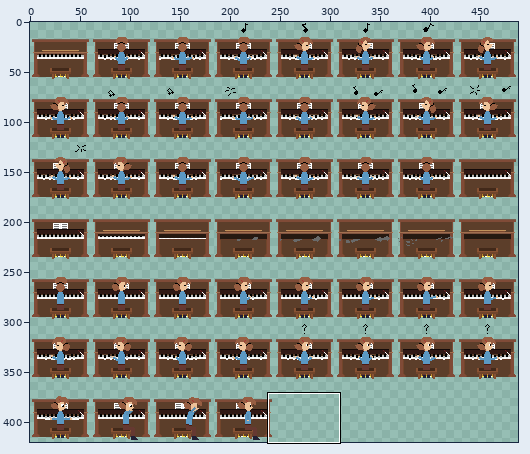
Sprite sheet, stored at scenes/scene_1_children/piano.png. The picture above shows the old version from afar; the outline marks the close-up.
Close-up. Before:
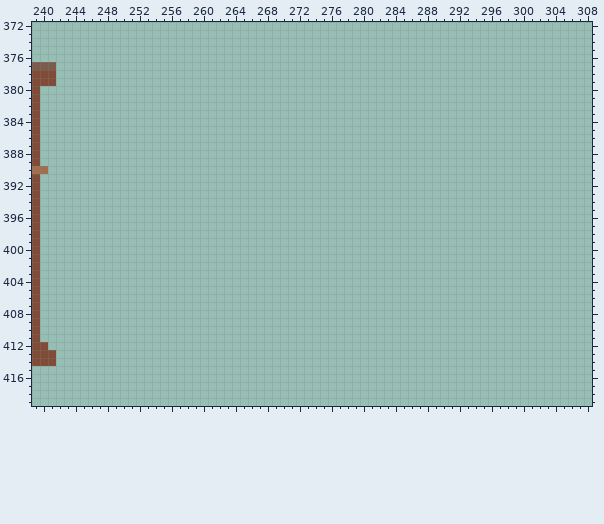
The file is 488x420 pixels. Colours within 5 levels of each other are drawn and written as one. Shown: x 239..308, y 372..419. The commit also changed other parts of the picture, which this record leaves out.
The result:
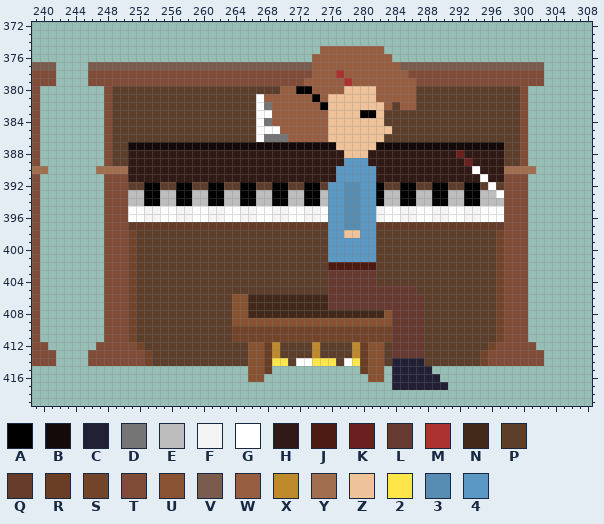
Palette (. is transparent): A #000000  B #140a09  C #222034  D #757575  E #bdbdbd  F #f4f4f4  G #ffffff  H #311915  J #4c1a11  K #6c1f1f  L #663931  M #ac3232  N #42291a  P #5c3e2a  Q #643c29  R #6a3e24  S #72452b  T #804b37  U #885233  V #7a5c4e  W #975e42  X #bf8a2b  Y #a16f4f  Z #eec39a  2 #fde64a  3 #588db3  4 #5b98c3
The exact change:
Changed rows in their new state; - is an unchanged pixel.
first column x 246:
375 -----------------------------WWWWWWWW--------------------
376 ----------------------------WWWWWWWWWW-------------------
377 VVVVVVVVVVVVVVVVVVVVVVVVVVVVWWWWWWWWWWWVVVVVVVVVVVVVVVVVV
378 TTTTTTTTTTTTTTTTTTTTTTTTTTTTWWWMWWWWWWWWTTTTTTTTTTTTTTTTT
379 TTTTTTTTTTTTTTTTTTTTTTTTTTTWWWWWMWWWWWWWWTTTTTTTTTTTTTTTT
380 --TPPPPPPPPPPPPPPPPPPPPPWWAAWWWWZZZZWWWWWPPPPPPPPPPPPPT--
381 --TPPPPPPPPPPPPPPPPPPGWWWWWWAWZZZZZZWWWWWPPPPPPPPPPPPPT--
382 --TPPPPPPPPPPPPPPPPPPGDWWWWWWAZZZZZZZWPWWPPPPPPPPPPPPPT--
383 --TPPPPPPPPPPPPPPPPPPGGWWWWWWWZZZZAAZPPPPPPPPPPPPPPPPPT--
384 --TPPPPPPPPPPPPPPPPPPGDWWWWWWWZZZZZZZPPPPPPPPPPPPPPPPPT--
385 --TPPPPPPPPPPPPPPPPPPGGGWWWWWWZZZZZZZZPPPPPPPPPPPPPPPPT--
386 --TPPPPPPPPPPPPPPPPPPGDDDWWWWWZZZZZZZPPPPPPPPPPPPPPPPPT--
387 --TPPBBBBBBBBBBBBBBBBBBBBBBBBBBZZZZZBBBBBBBBBBBBBBBBPPT--
388 --TPPHHHHHHHHHHHHHHHHHHHHHHHHHHHZZZHHHHHHHHHHHKHHHHHPPT--
389 --TPPHHHHHHHHHHHHHHHHHHHHHHHHHHH444HHHHHHHHHHHHKHHHHPPT--
390 -YYYYHHHHHHHHHHHHHHHHHHHHHHHHHH44444HHHHHHHHHHHHGHHHYYYY-
391 --TTTHHHHHHHHHHHHHHHHHHHHHHHHHH44444HHHHHHHHHHHHHGHHTTT--
392 --TTTPPAAPPAAPPAAPPAAPPAAPPAAP443344APPAAPPAAPPAAPGPTTT--
393 --TTTEEAAEEAAEEAAEEAAEEAAEEAAE443344AEEAAEEAAEEAAEEGTTT--
394 --TTTEEAAEEAAEEAAEEAAEEAAEEAAE443344AEEAAEEAAEEAAEEETTT--
395 --TTTGGFFGGFFGGFFGGFFGGFFGGFFG443344FGGFFGGFFGGFFGGGTTT--
396 --TTTGGFFGGFFGGFFGGFFGGFFGGFFG443344FGGFFGGFFGGFFGGGTTT--
397 --TTTQQQQQQQQQQQQQQQQQQQQQQQQQ443344QQQQQQQQQQQQQQQQTTT--
398 --TTTSPPPPPPPPPPPPPPPPPPPPPPPP44ZZ44PPPPPPPPPPPPPPPSTTT--
399 --TTTSPPPPPPPPPPPPPPPPPPPPPPPP444444PPPPPPPPPPPPPPPSTTT--
400 --TTTSPPPPPPPPPPPPPPPPPPPPPPPP444444PPPPPPPPPPPPPPPSTTT--
401 --TTTSPPPPPPPPPPPPPPPPPPPPPPPP444444PPPPPPPPPPPPPPPSTTT--
402 --TTTSPPPPPPPPPPPPPPPPPPPPPPPPJJJJJJPPPPPPPPPPPPPPPSTTT--
403 --TTTSPPPPPPPPPPPPPPPPPPPPPPPPLLLLLLPPPPPPPPPPPPPPPSTTT--
404 --TTTSPPPPPPPPPPPPPPPPPPPPPPPPLLLLLLPPPPPPPPPPPPPPPSTTT--
405 --TTTSPPPPPPPPPPPPPPPPPPPPPPPPLLLLLLLLLLLPPPPPPPPPPSTTT--
406 --TTTSPPPPPPPPPPPPUUNNNNNNNNNNLLLLLLLLLLLLPPPPPPPPPSTTT--
407 --TTTSPPPPPPPPPPPPUUNNNNNNNNNNLLLLLLLLLLLLPPPPPPPPPSTTT--
408 --TTTSPPPPPPPPPPPPUUNNNNNNNNNNNNNNNNNULLLLPPPPPPPPPSTTT--
409 --TTTSPPPPPPPPPPPPUUUUUUUUUUUUUUUUUUUULLLLPPPPPPPPPSTTT--
410 --TTTSPPPPPPPPPPPPSSSSSSSSSSSSSSSSSSSSLLLLPPPPPPPPPSTTT--
411 --TTTSPPPPPPPPPPPPSSSSSSSSSSSSSSSSSSSSLLLLPPPPPPPPPSTTT--
412 -TTTTTSPPPPPPPPPPPPPUURXPPPPXPPPPXRUUPLLLLPPPPPPPPSTTTTT-
413 TTTTTTTSPPPPPPPPPPPPUURXPPPPXPPPPXRUUPLLLLPPPPPPPSTTTTTTT
414 TTTTTTTSPPPPPPPPPPPPUUR22PGG222PG2RUUPCCCCPPPPPPPSTTTTTTT
415 --------------------UUR-----------RUU-CCCCC--------------
416 --------------------UU-------------UU-CCCCCC-------------
417 --------------------------------------CCCCCCC------------
